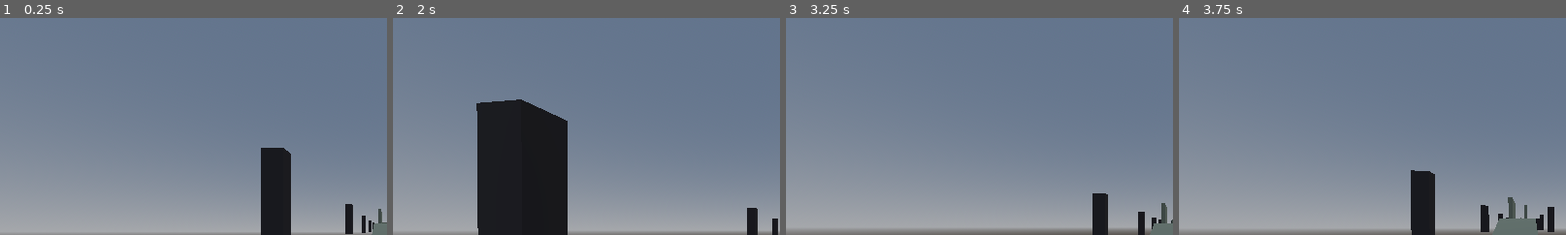
Above: before the commit, frames 1-4 (left to right).
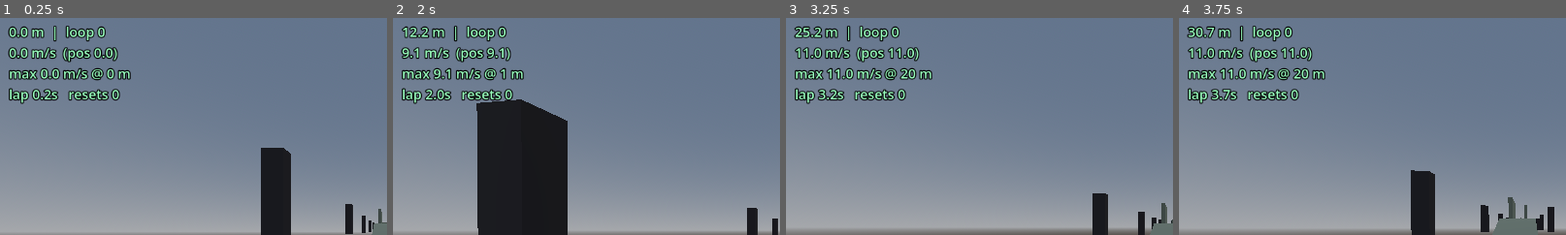
Above: after the commit, the same moments.

Repository: Crawford-Young/what-is-dark
Game: Godot game, scene res://scenes/slice.tscn
The game is run twice, just before and just after one commit, with the same random seed, the same clock (stepped at 60 frames per second) and the same inputs.
Inputs (mouse positions are % of the whole screen's width and height, from its top left):
- Up to frame 1 (0.25 s): no input
- Up to frame 2 (2 s): tap Enter at 0.5 s; move the mouse to (55, 50) at 0.52 s; hold Q (glance) 0.53-1.28 s; hold W (move_forward) from 0.53 s (still down); click (55, 50) at 0.67 s; tap Space (jump) at 0.77, 1.52 s; move the mouse to (45, 50) at 1.27 s; tap Shift at 1.35 s; click (45, 50) at 1.42 s
- Up to frame 3 (3.25 s): keep holding W (move_forward); move the mouse to (52, 48) at 2.02 s; tap Alt at 2.1 s; click (52, 48) at 2.17 s; move the mouse to (49, 52) at 2.77 s; tap Ctrl at 2.85 s; click (49, 52) at 2.92 s; tap Space (jump) at 3.02 s
- Up to frame 4 (3.75 s): keep holding W (move_forward); move the mouse to (57, 51) at 3.52 s; tap R at 3.6 s; click (57, 51) at 3.67 s
The pictures show only the part of the screen within x 0-50%, y 1-51%; the shares and areas given below are measured in that part.

The runs differ from the first frame. In frame 1, 4.4% of the frame differs, in the area x 2-34%, y 3-40%; in frame 2, 4.4%; in frame 3, 4.7%, in the area x 2-38%, y 3-40%; in frame 4, 4.7%.

Commit message:
chore: add run telemetry probe for pacing gates
Co-Authored-By: Claude Fable 5 <noreply@anthropic.com>

Diff:
--- a/scenes/slice.tscn
+++ b/scenes/slice.tscn
@@ -1,9 +1,10 @@
-[gd_scene load_steps=221 format=3]
+[gd_scene load_steps=222 format=3]
 
 [ext_resource type="PackedScene" path="res://scenes/player.tscn" id="1"]
 [ext_resource type="Script" path="res://scripts/slice.gd" id="2"]
 [ext_resource type="PackedScene" path="res://scenes/void_wall.tscn" id="3"]
 [ext_resource type="Script" path="res://scripts/swallow_director.gd" id="4"]
+[ext_resource type="Script" path="res://scripts/telemetry.gd" id="5"]
 
 [sub_resource type="StandardMaterial3D" id="floor_mat"]
 albedo_color = Color(0.15, 0.16, 0.2, 1)
@@ -807,6 +808,20 @@
 color = Color(1, 1, 1, 0)
 mouse_filter = 2
 
+[node name="Telemetry" type="CanvasLayer" parent="."]
+script = ExtResource("5")
+
+[node name="Label" type="Label" parent="Telemetry"]
+offset_left = 16.0
+offset_top = 12.0
+offset_right = 480.0
+offset_bottom = 160.0
+theme_override_colors/font_color = Color(0.6, 1, 0.75, 1)
+theme_override_colors/font_outline_color = Color(0, 0, 0, 1)
+theme_override_constants/outline_size = 6
+theme_override_font_sizes/font_size = 20
+mouse_filter = 2
+
 [node name="Shame" type="Node3D" parent="."]
 
 [node name="Sh1FloorA" type="StaticBody3D" parent="Shame" groups=["erodable"]]
--- /dev/null
+++ b/scripts/telemetry.gd
@@ -0,0 +1,137 @@
+extends CanvasLayer
+## PROBE (phase 3b, E3/T8 gates): live run telemetry — HUD + per-tick CSV.
+##
+## Temporary instrumentation for the speed/pacing gates. Revert once the gate
+## data is collected; nothing in the game reads it.
+##
+## Speed is recorded TWO independent ways every tick, per the momentum-lab
+## stride-aliasing law (issue class: a single-method rate measurement can be
+## systematically wrong): `v_engine` is the engine's own velocity vector,
+## `v_pos` is derived from POSITION deltas across a multi-tick window. They
+## should agree within a few percent on clean running; a divergence means one
+## of them is lying and the CSV shows which.
+##
+## Lap time is likewise recorded two ways: physics-tick count × tick delta, and
+## OS wall clock. Divergence means the run dropped physics frames.
+
+const ZONE_BOUNDS: Array[float] = [600.0, 1200.0, 1795.0]
+const ZONE_NAMES: Array[String] = ["Shame", "Grief", "Depression"]
+const SPEED_WINDOW := 6  ## ticks spanned by the position-delta speed measurement
+const CSV_HEADER := "tick,t_s,progress_m,v_engine,v_pos,y,on_floor,frozen,loop"
+
+@onready var _label: Label = $Label
+
+var _slice: Slice
+var _player: Player
+
+var _tick := 0
+var _lap_tick_start := 0
+var _lap_msec_start := 0
+var _next_zone := 0
+var _splits: PackedStringArray = []
+var _max_speed := 0.0
+var _max_speed_at := 0.0
+var _resets := 0
+var _was_frozen := false
+var _last_loop := 0
+var _run_index := 0
+var _rows: PackedStringArray = []
+var _recent: Array[Vector3] = []
+
+
+func _ready() -> void:
+	_slice = get_parent() as Slice
+	_player = _slice.get_node("Player") as Player
+	_lap_msec_start = Time.get_ticks_msec()
+	_rows.append(CSV_HEADER)
+	print("[telemetry] logging to ", ProjectSettings.globalize_path("user://"))
+
+
+func _physics_process(delta: float) -> void:
+	_tick += 1
+	var pos := _player.global_position
+	_recent.append(pos)
+	if _recent.size() > SPEED_WINDOW + 1:
+		_recent.remove_at(0)
+
+	var v_engine := Vector2(_player.velocity.x, _player.velocity.z).length()
+	var v_pos := _windowed_speed(delta)
+	var progress := _slice.player_progress()
+	var loop := _slice.loop_logic.loop_count
+
+	if _player.frozen and not _was_frozen:
+		_resets += 1
+	_was_frozen = _player.frozen
+
+	if not _player.frozen and v_engine > _max_speed:
+		_max_speed = v_engine
+		_max_speed_at = progress
+
+	while _next_zone < ZONE_BOUNDS.size() and progress >= ZONE_BOUNDS[_next_zone]:
+		_splits.append("%s %.1fs" % [ZONE_NAMES[_next_zone], _lap_seconds()])
+		_next_zone += 1
+
+	if loop != _last_loop:
+		_finish_lap()
+		_last_loop = loop
+
+	_rows.append("%d,%.4f,%.3f,%.4f,%.4f,%.3f,%d,%d,%d" % [
+		_tick, _tick * delta, progress, v_engine, v_pos, pos.y,
+		1 if _player.is_on_floor() else 0, 1 if _player.frozen else 0, loop,
+	])
+	_update_label(progress, v_engine, v_pos, loop)
+
+
+## Horizontal speed from position deltas across the whole window — immune to the
+## per-tick sampling artefacts that corrupt stride-sampled derivatives.
+func _windowed_speed(delta: float) -> float:
+	if _recent.size() < 2:
+		return 0.0
+	var span := _recent[-1] - _recent[0]
+	var ticks := _recent.size() - 1
+	return Vector2(span.x, span.z).length() / (ticks * delta)
+
+
+func _lap_seconds() -> float:
+	return (_tick - _lap_tick_start) * (1.0 / Engine.physics_ticks_per_second)
+
+
+func _finish_lap() -> void:
+	var tick_seconds := _lap_seconds()
+	var wall_seconds := (Time.get_ticks_msec() - _lap_msec_start) / 1000.0
+	print("[telemetry] LAP %d — tick-clock %.2fs · wall-clock %.2fs · splits %s · max %.2f m/s at %.0f m · resets %d" % [
+		_run_index, tick_seconds, wall_seconds, ", ".join(_splits), _max_speed, _max_speed_at, _resets,
+	])
+	_write_csv()
+	_run_index += 1
+	_lap_tick_start = _tick
+	_lap_msec_start = Time.get_ticks_msec()
+	_next_zone = 0
+	_splits = PackedStringArray()
+	_max_speed = 0.0
+	_max_speed_at = 0.0
+	_resets = 0
+	_rows = PackedStringArray([CSV_HEADER])
+
+
+func _write_csv() -> void:
+	var path := "user://telemetry_lap_%d.csv" % _run_index
+	var file := FileAccess.open(path, FileAccess.WRITE)
+	if file == null:
+		push_warning("[telemetry] could not open %s" % path)
+		return
+	file.store_string("\n".join(_rows))
+	file.close()
+	print("[telemetry] wrote ", ProjectSettings.globalize_path(path), " (", _rows.size() - 1, " ticks)")
+
+
+func _update_label(progress: float, v_engine: float, v_pos: float, loop: int) -> void:
+	_label.text = "%.1f m  |  loop %d\n%.1f m/s  (pos %.1f)\nmax %.1f m/s @ %.0f m\nlap %.1fs   resets %d\n%s" % [
+		progress, loop, v_engine, v_pos, _max_speed, _max_speed_at,
+		_lap_seconds(), _resets, ", ".join(_splits),
+	]
+
+
+func _notification(what: int) -> void:
+	if what == NOTIFICATION_WM_CLOSE_REQUEST and _rows.size() > 1:
+		_finish_lap()
